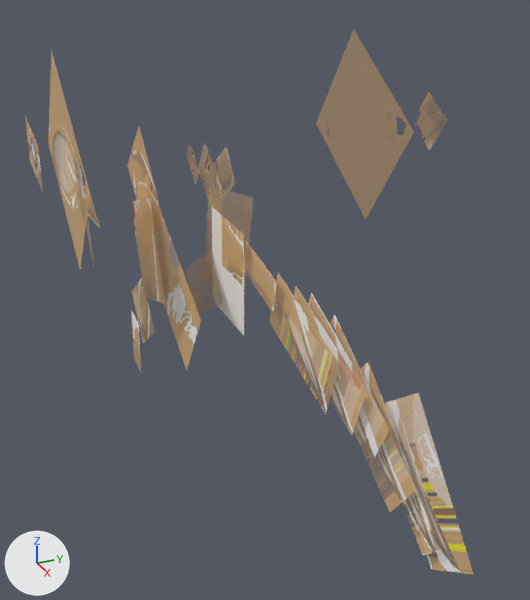
A saved change to the FBX model Assets/Animation/Player/Animation_005_Silva_005_Swing.fbx.
Rendered twice from a 50 mm camera at (8.69, -1.14, 3.19) aimed at (1.61, 2.05, -0.35). Arrows for +X, +Y and +Z are at lower left; the lights stay in place. Both versions are drawn at frame 16 of the action 'Take 001'; the numbers are the values there.

Names of what the first picture shows: 'Silva_1Tail', 'Silva_2tail', 'Silva_3tail', 'Silva_4tail', 'Silva_5tail', 'Silva_6tail', 'Silva_7tail', 'Silva_BACK', 'Silva_BACKLEG', 'Silva_EAR', 'Silva_TAILTIP', 'Silva_THIGH'.
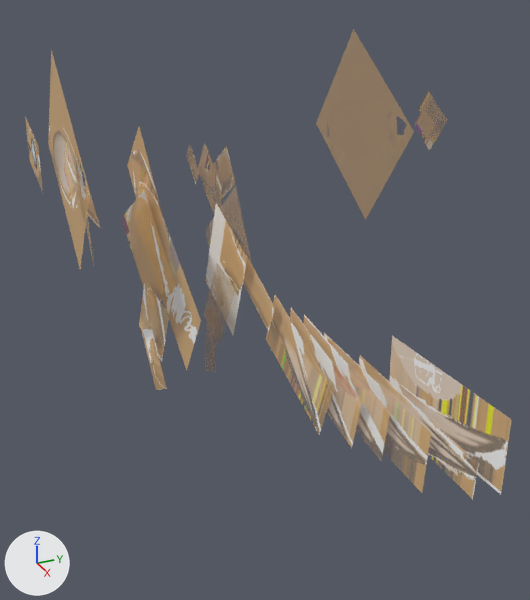
Boxes [x1, y1, x2, y2] around the edits, measured in the pictures (530 x 600 px):
'Silva_TAILTIP', turned, moved
    before: [384, 393, 474, 575]
    after: [389, 336, 511, 494]
'Silva_3tail', moved, turned
    before: [269, 272, 339, 415]
    after: [266, 294, 333, 435]
'Silva_6tail', turned, moved
    before: [329, 315, 416, 512]
    after: [324, 333, 431, 493]
'Silva_7tail', turned, moved
    before: [361, 362, 441, 555]
    after: [359, 355, 479, 499]
'Silva_1Tail', moved, turned
    before: [212, 207, 244, 336]
    after: [206, 203, 247, 335]
'Silva_4tail', moved, turned
    before: [289, 286, 366, 435]
    after: [285, 308, 362, 448]
'Silva_5tail', turned, moved
    before: [308, 293, 390, 458]
    after: [303, 314, 390, 455]
'Silva_THIGH', turned
    before: [133, 199, 165, 304]
    after: [124, 190, 172, 301]
'Silva_2tail', moved, turned
    before: [244, 241, 277, 311]
    after: [243, 254, 275, 331]
'Silva_BACKLEG', turned
    before: [132, 277, 155, 343]
    after: [139, 280, 169, 362]
'Silva_BACKPAW', turned
    before: [131, 310, 141, 371]
    after: [141, 327, 167, 390]
'ch_Silva_THIGH_Behind', turned (not visible afterwards)
    before: [206, 203, 214, 229]

The change in detail:
Object 'Silva_BACKLEG' (ob_silva_backleg) turns from (0, 0, 50) to (-3, -0.7, 69) degrees about x, y and z.
Object 'Silva_1Tail' (ob_silva_1tail) moves from (56.9, -6.793, -200.0) to (56.86, -12.35, -200.0).
Object 'Silva_1Tail' (ob_silva_1tail) turns from (0, 0, -1.4) to (0, 0, -21) degrees about x, y and z.
Object 'Silva_5tail' (ob_silva_5tail) turns from (0, 0, -5.4) to (0, 0, 4.2) degrees about x, y and z.
Object 'Silva_TAILTIP' (ob_silva_tailtip) turns from (0, 0, -9.7) to (0, 0, 3.7) degrees about x, y and z.
Object 'ch_Silva_THIGH_Behind' (ob_ch_silva_thigh_behind) turns from (-12, -8.7, -83) to (-12, -8.6, -38) degrees about x, y and z.
Object 'Silva_2tail' (ob_silva_2tail) moves from (62.81, -5.281, -10.0) to (61.88, -0.929, -10.0).
Object 'Silva_2tail' (ob_silva_2tail) turns from (0, 0, -11) to (0, 0, -2) degrees about x, y and z.
Object 'Silva_4tail' (ob_silva_4tail) turns from (0, 0, -1.4) to (0, 0, 7.7) degrees about x, y and z.
Object 'Silva_7tail' (ob_silva_7tail) turns from (0, 0, -8.3) to (0, 0, 0.3) degrees about x, y and z.
Object 'Silva_3tail' (ob_silva_3tail) turns from (0, 0, -4.3) to (0, 0, 3.9) degrees about x, y and z.
Object 'Silva_6tail' (ob_silva_6tail) turns from (0, 0, -9.4) to (0, 0, 5.4) degrees about x, y and z.
Object 'Silva_THIGH' (ob_silva_thigh) turns from (0, 0, -96) to (-8.3, 2.6, -78) degrees about x, y and z.
